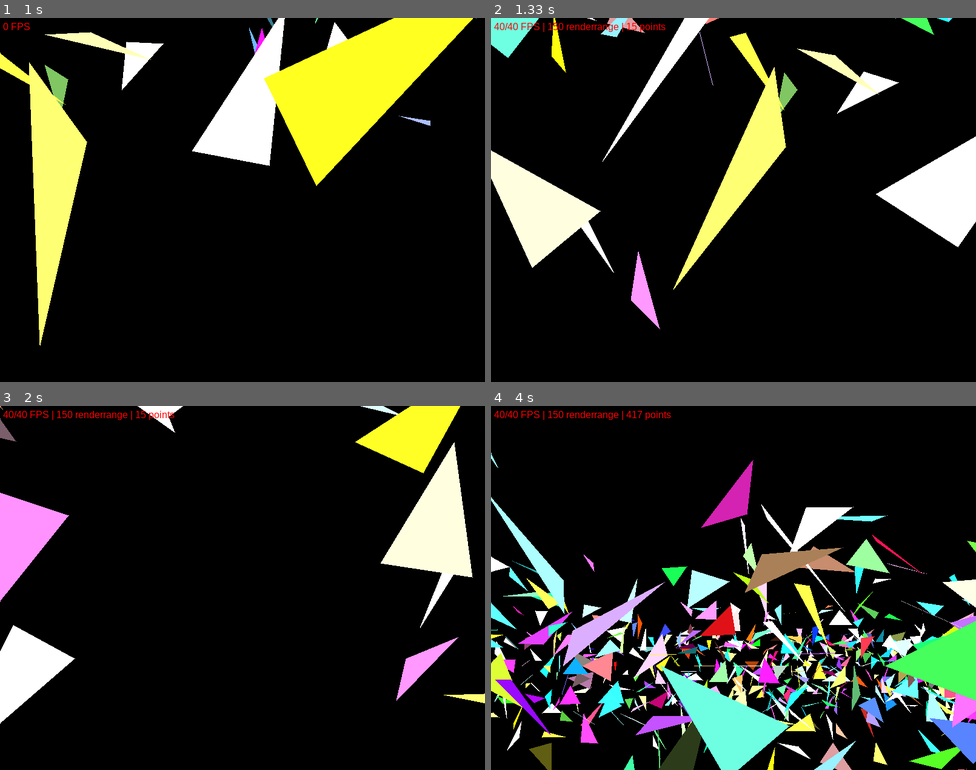
Above: before the commit, frames 1-4 (two rows, left to right).
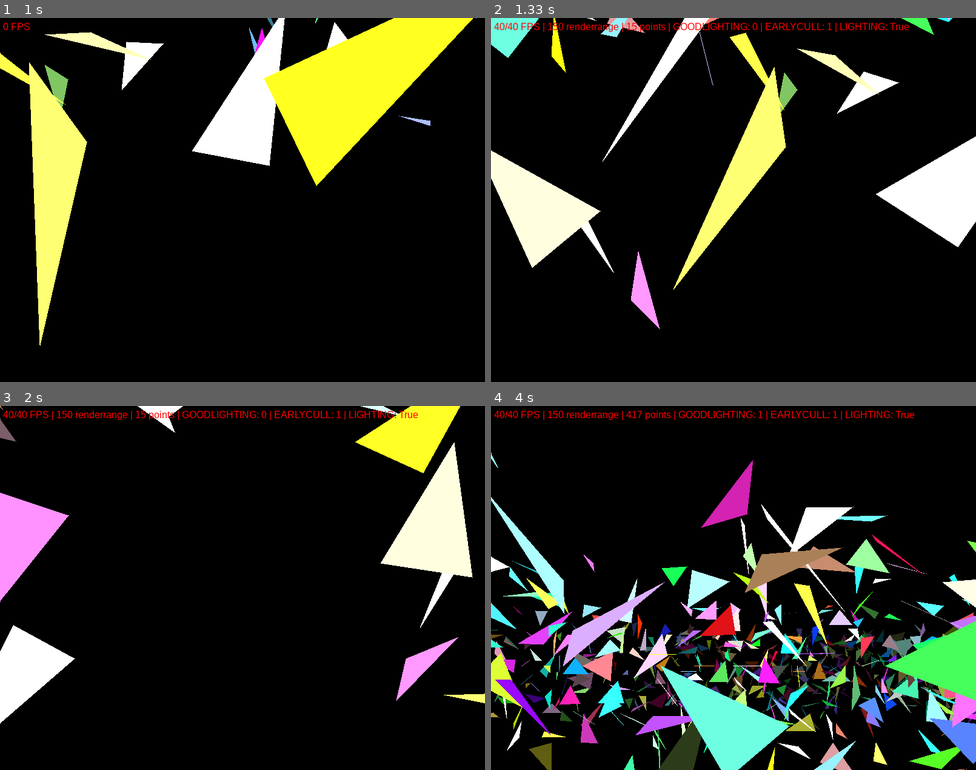
Above: after the commit, the same moments.

Repository: Dsg2/PythonPygame-3dEngine
Game: pygame game, started from 3dEngine.py
The game is run twice, just before and just after one commit, with the same random seed, the same clock (stepped at 60 frames per second) and the same inputs.
Inputs (mouse positions are in pixels of both pictures, inside the frame that each line leads up to):
- Up to frame 1 (1 s): tap = at 0.33 s; hold Right from 0.67 s (still down); move the mouse to (286, 112) at 0.7 s
- Up to frame 2 (1.33 s): release Right at 1.13 s; hold Right from 1.17 s (still down); move the mouse to (777, 105) at 1.2 s
- Up to frame 3 (2 s): release Right at 1.63 s; hold Left from 1.67 s (still down); move the mouse to (130, 515) at 1.7 s
- Up to frame 4 (4 s): release Left at 2.2 s; tap - at 2.23 s; hold Left 2.57-2.97 s; move the mouse to (859, 449) at 2.6 s; hold Right 3-3.63 s; move the mouse to (782, 664) at 3.03 s; hold Left from 3.67 s (still down); move the mouse to (641, 478) at 3.7 s

Frame 1 is identical in both runs. In frame 2, 0.4% of the frame differs, in the area x 36-87%, y 1-4%; in frame 3, 0.4%; in frame 4, 6.6%, in the area x 0-100%, y 1-95%.

Commit message:
Add files via upload

Diff:
--- a/3dEngine.py
+++ b/3dEngine.py
@@ -29,6 +29,7 @@
 CLOSERANGE = max(loadvar("clipping plane", 0.2), 0.01)
 renderrange = loadvar("rendering range", 150)
 GOODLIGHTING = loadvar("beautiful lighting", 0)
+earlycull = loadvar("early culling", False)
 fov = loadvar("fov", 70)
 cache = None
 polycache = []
@@ -134,7 +135,7 @@
     return sx, sy, ry2
 
 def calcdisp(scene, camera, renderrange):
-    global lightpos, lightstrength, uselighting
+    global lightpos, lightstrength, uselighting, earlycull
     cx, cy, cz, cdirect, cpitch = camera
     dirrad = math.radians(cdirect)
     pitchrad = math.radians(cpitch)
@@ -151,6 +152,11 @@
         # polygon object
         if group == "poly":
             verts = targ[1]
+            if earlycull == True:
+                vx, vy, vz = verts[0]
+                dx, dy, dz = vx - cx, vy - cy, vz - cz
+                if dx*dx + dy*dy + dz*dz > renderrange**2:
+                    continue
             projected_points = []
             avgpos = (0, 0, 0)
             visible = False  # track if any vertex projects on-screen
@@ -229,6 +235,11 @@
                     renderrange += 10
                 elif event.key == pygame.K_MINUS:
                     renderrange -= 10
+            else:
+                if event.key == pygame.K_EQUALS:
+                    earlycull = 1 - earlycull
+                elif event.key == pygame.K_MINUS:
+                    GOODLIGHTING = 1 - GOODLIGHTING
 
     SCREEN.fill((0, 0, 0))
 
@@ -248,7 +259,7 @@
 
     f = f + 1
     if time.time() - lf >= 1:
-        fpstxt = font.render(f"{f}/{FPS} FPS | {renderrange} renderrange | {debugobj} points", True, (255, 0, 0))
+        fpstxt = font.render(f"{f}/{FPS} FPS | {renderrange} renderrange | {debugobj} points | GOODLIGHTING: {GOODLIGHTING} | EARLYCULL: {earlycull} | LIGHTING: {uselighting}", True, (255, 0, 0))
         lf = time.time()
         f = 0
     SCREEN.blit(fpstxt, (5, 5))
--- a/Race.py
+++ b/Race.py
@@ -51,14 +51,26 @@
 FPS = loadvar("fps", 40)
 font = pygame.font.SysFont('Arial', 16)
 renderlist = []
-CLOSERANGE = loadvar("clipping plane", 0.2)
+CLOSERANGE = max(loadvar("clipping plane", 0.2), 0.01)
 renderrange = loadvar("rendering range", 150)
 GOODLIGHTING = loadvar("beautiful lighting", 0)
+earlycull = loadvar("early culling", False)
+fov = loadvar("fov", 70)
 cache = None
 polycache = []
 uselighting = True
 lightpos = None
 lightstrength = None
+
+HALFPI = math.pi / 2
+HALFWIDTH = WIDTH / 2
+HALFHEIGHT = HEIGHT / 2
+FOCAL = WIDTH / (2 * math.tan(math.radians(fov / 2)))
+
+append = renderlist.append
+WIDTH_ = WIDTH
+HEIGHT_ = HEIGHT
+FOCAL_ = FOCAL
 
 #game variables
 x = 0
@@ -66,7 +78,6 @@
 z = 0
 pitch = 0
 direct = 0
-fov = loadvar("fov", 70)
 SENSITIVITY = loadvar("look sensitivity", 0.3)
 tick = 0
 incar = False
@@ -89,6 +100,7 @@
 lf = time.time()
 fpstxt = font.render(f"{f} FPS", True, (255, 0, 0))
 debugobj = 0
+timer = 0
 
 randlist = []
 objlist = []
@@ -163,11 +175,6 @@
 TILEPOSDATA = None
 
 randlist.append(("light", (0, 0, 10), 75, (255, 255, 255)))
-#for i in range(500):
-#    randx = random.randint(-1000, 1000)
-#    randy = random.randint(-1000, 1000)
-#    randz = random.randint(-10, 10)
-#    randlist.append(("poly", [(randx + random.randint(-2, 2), randy + random.randint(-2, 2), randz + random.randint(-2, 2)), (randx + random.randint(-2, 2), randy + random.randint(-2, 2), randz + random.randint(-2, 2)), (randx + random.randint(-2, 2), randy + random.randint(-2, 2), randz + random.randint(-2, 2))], 1, (random.randint(0, 255), random.randint(0, 255), random.randint(0, 255))))
 
 def plane(x, y, z, size, colour):
     planecache = []
@@ -270,7 +277,7 @@
                         break
 
         # If cache miss, search all tiles
-        print("oh no")
+        print("Cached")
         for tile in TILES:
             if check_tile(tile):
                 last_tile_cache = tile
@@ -305,7 +312,7 @@
             dirrad = math.radians(cardirect)
             move = (keypressed[pygame.K_w] - keypressed[pygame.K_s])  # forward/back
             fx, fy = math.cos(dirrad), math.sin(dirrad)
-            rx, ry = math.cos(dirrad + math.pi/2), math.sin(dirrad + math.pi/2)
+            rx, ry = math.cos(dirrad + HALFPI), math.sin(dirrad + HALFPI)
 
             turnfactor = (turnfactor + 0.02 * keypressed[pygame.K_LSHIFT]) / 1.05
             turn = (keypressed[pygame.K_d] - keypressed[pygame.K_a]) * 20
@@ -345,7 +352,7 @@
             dirrad = math.radians(direct)
             # forward vector and right vector in world coords (consistent with projection)
             fx, fy = math.cos(dirrad), math.sin(dirrad)
-            rx, ry = math.cos(dirrad + math.pi/2), math.sin(dirrad + math.pi/2)
+            rx, ry = math.cos(dirrad + HALFPI), math.sin(dirrad + HALFPI)
 
             x += (fx * sidemove + rx * move) * speed
             y += (fy * sidemove + ry * move) * speed
@@ -372,34 +379,36 @@
         pygame.draw.rect(SCREEN, (255, 0, 0), (0, HEIGHT - 100, 10, abs(((turnfactor / maxturnfactor) if maxturnfactor != 0 else 0) * 100)))
         pygame.draw.rect(SCREEN, (0, 0, 255), (75 if carturn >= 0 else 75 - abs(((carturn / maxturn) if maxturn != 0 else 0) * 25), HEIGHT - 100, abs(((carturn / maxturn) if maxturn != 0 else 0) * 25), 100))
 
-    def project_point(px, py, pz, cam):
+    def project_point(px, py, pz, cam, dirrad, pitchrad, dirradcos, dirradsin, pitchradcos, pitchradsin):
         global fov
         cx, cy, cz, cdirect, cpitch = cam
         dx, dy, dz = px - cx, py - cy, pz - cz
 
+        # horizontal rotation
+        rx = dx * dirradcos - dy * dirradsin
+        ry = dx * dirradsin + dy * dirradcos
+        rz = dz
+
+        # vertical rotation
+        ry2 = ry * pitchradcos - rz * pitchradsin
+        rz2 = ry * pitchradsin + rz * pitchradcos
+
+        if ry2 <= CLOSERANGE:
+            ry2 = CLOSERANGE
+
+        sx = HALFWIDTH + (rx * ry2**-1) * FOCAL
+        sy = HALFHEIGHT - (rz2 * ry2**-1) * FOCAL
+        return sx, sy, ry2
+
+    def calcdisp(scene, camera, renderrange):
+        global lightpos, lightstrength, uselighting, earlycull
+        cx, cy, cz, cdirect, cpitch = camera
         dirrad = math.radians(cdirect)
         pitchrad = math.radians(cpitch)
-
-        # horizontal rotation
-        rx = dx * math.cos(-dirrad) - dy * math.sin(-dirrad)
-        ry = dx * math.sin(-dirrad) + dy * math.cos(-dirrad)
-        rz = dz
-
-        # vertical rotation
-        ry2 = ry * math.cos(-pitchrad) - rz * math.sin(-pitchrad)
-        rz2 = ry * math.sin(-pitchrad) + rz * math.cos(-pitchrad)
-
-        if ry2 <= CLOSERANGE:
-            ry2 = CLOSERANGE
-
-        focal = WIDTH / (2 * math.tan(math.radians(fov / 2)))
-        sx = WIDTH / 2 + (rx / ry2) * focal
-        sy = HEIGHT / 2 - (rz2 / ry2) * focal
-        return sx, sy, ry2
-
-    def calcdisp(scene, camera, renderrange):
-        global lightpos, lightstrength, uselighting
-        cx, cy, cz, cdirect, cpitch = camera
+        dirradcos = math.cos(-dirrad)
+        dirradsin = math.sin(-dirrad)
+        pitchradcos = math.cos(-pitchrad)
+        pitchradsin = math.sin(-pitchrad)
         renderlist = []
 
         for targ in scene:
@@ -409,7 +418,11 @@
             # polygon object
             if group == "poly":
                 verts = targ[1]
-                dist_sum = 0
+                if earlycull == True:
+                    vx, vy, vz = verts[0]
+                    dx, dy, dz = vx - cx, vy - cy, vz - cz
+                    if dx*dx + dy*dy + dz*dz > renderrange**2:
+                        continue
                 projected_points = []
                 avgpos = (0, 0, 0)
                 visible = False  # track if any vertex projects on-screen
@@ -424,8 +437,7 @@
                     dist = dx*dx + dy*dy + dz*dz
                     if dist > renderrange**2:
                         continue
-                    dist_sum += math.sqrt(dist)
-                    result = project_point(vx, vy, vz, camera)
+                    result = project_point(vx, vy, vz, camera, dirrad, pitchrad, dirradcos, dirradsin, pitchradcos, pitchradsin)
                     if not result:
                         continue
                     sx, sy, ry = result
@@ -435,15 +447,11 @@
 
                 # add polygon if any vertex is visible
                 if len(projected_points) >= 3 and visible:
-                    avg_dist = dist_sum / len(verts)
+                    avg_dist = dist / len(verts)
                     if lightpos is not None:
                         avgpos = tuple(map(lambda x: x / len(verts), avgpos))
-                        lightdist = math.sqrt(
-                            (int(avgpos[0]) - int(lightpos[0]))**2 +
-                            (int(avgpos[1]) - int(lightpos[1]))**2 +
-                            (int(avgpos[2]) - int(lightpos[2]))**2
-                        )
-                        brightness = min(2, lightstrength / lightdist if lightdist != 0 else 0.01)
+                        lightdist = (int(avgpos[0]) - int(lightpos[0]))**2 + (int(avgpos[1]) - int(lightpos[1]))**2 + (int(avgpos[2]) - int(lightpos[2]))**2
+                        brightness = min(2, lightstrength**2 / lightdist if lightdist != 0 else 0.01)
                         color = (
                             min(color[0] * brightness, 255),
                             min(color[1] * brightness, 255),
@@ -462,10 +470,10 @@
 
                 px, py, pz = targ[1]
                 dx, dy, dz = px - cx, py - cy, pz - cz
-                dist = math.sqrt(dx*dx + dy*dy + dz*dz)
-                if dist > renderrange:
+                dist = dx*dx + dy*dy + dz*dz
+                if dist > renderrange**2:
                     continue
-                result = project_point(px, py, pz, camera)
+                result = project_point(px, py, pz, camera, dirrad, pitchrad, dirradcos, dirradsin, pitchradcos, pitchradsin)
                 if not result:
                     continue
                 sx, sy, ry = result
@@ -499,10 +507,8 @@
                 client_id, text = msg
                 if text is not None:
                     NM.recv(text, client_id)
-                    #print(f"Client {client_id} sent: {text}")
                 else:
                     print(f"Client {client_id} disconnected")
-            #print(carx, cary, carz, cardirect)
             sendtick += 1
             if sendtick > round(FPS / 24):
                 sendtick = 0
@@ -515,8 +521,6 @@
                 if msg is None:
                     print("disconnected")
                 NM.recv(msg)
-                #print(f"from server: {msg}")
-            #print(carx, cary, carz, cardirect)
             sendtick += 1
             if sendtick > round(FPS / 24):
                 sendtick = 0
@@ -535,7 +539,6 @@
         objlist = []
 
         for client in data["clients"]:
-            #print(data)
             if "pos" in data["clients"][client]:
                 vehicle.position = tuple(map(float, data["clients"][client]["pos"]))
             if "dir" in data["clients"][client]:
@@ -546,8 +549,11 @@
         current_tile = get_tile_at_position(carx, cary)
 
         if current_tile == 0:
-            # Off track - maybe slow down the car
-            carspeed *= 0.95
+            if timer < 200:
+                timer += 1
+            carspeed *= (0.99 - timer * 0.001)
+        else:
+            timer = 0
 
         inp()
 
@@ -565,6 +571,11 @@
                         renderrange += 10
                     elif event.key == pygame.K_MINUS:
                         renderrange -= 10
+                else:
+                    if event.key == pygame.K_EQUALS:
+                        earlycull = 1 - earlycull
+                    elif event.key == pygame.K_MINUS:
+                        GOODLIGHTING = 1 - GOODLIGHTING
 
         tick = tick + 0.01
         tick = tick % 360
@@ -590,7 +601,7 @@
 
         f = f + 1
         if time.time() - lf >= 1:
-            fpstxt = font.render(f"{f}/{FPS} FPS | {renderrange} renderrange | {debugobj} objects", True, (255, 0, 0))
+            fpstxt = font.render(f"{f}/{FPS} FPS | {renderrange} renderrange | {debugobj} objects | GOODLIGHTING: {GOODLIGHTING} | EARLYCULL: {earlycull} | LIGHTING: {uselighting}", True, (255, 0, 0))
             lf = time.time()
             f = 0
         SCREEN.blit(fpstxt, (5, 5))
